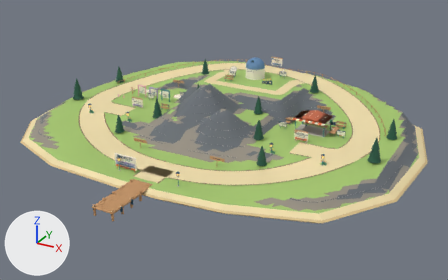
Renders of the glTF model static/models/low/projects.glb from each side of a commit.
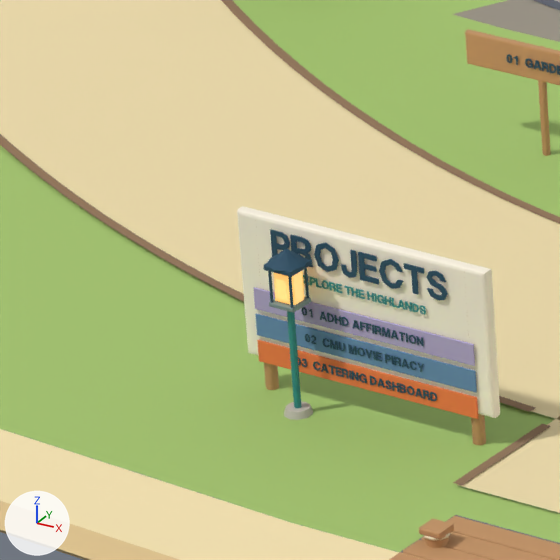
The first picture shows the older version from a camera (50 mm lens) standing at (55.2, -100.4, 47.9) and looking at (2.7, -4.9, 0.2). The close-ups show the older and then the newer version on the part from 21% to 32% of the width and 48% to 65% of the height of that picture. Only the edits that show in the close-ups are written down. Arrows for +X, +Y and +Z are at lower left; the lights stay in place. Where no turn or scale is listed for an object, it has been applied to the vertices. Vertices at exactly the same position are counted once.

Names of what the first close-up shows: 'static_grass', 'static_highlandsRock', 'static_highlandsTrailEdge', 'static_metal', 'static_navy', 'static_sand', 'static_sandEdge', 'static_stone', 'static_sunsetLantern', 'static_teal', 'static_wood', 'station_projects-directory_blue', 'station_projects-directory_ivory', 'station_projects-directory_lilac', 'station_projects-directory_navy', 'station_projects-directory_orange' and 4 more.
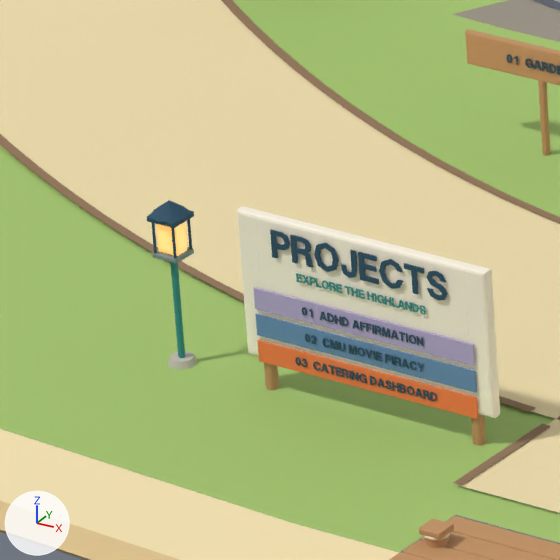
Pixel boxes (x1, y1, x2, y2) of what changed, in the close-ups (560 x 560 px; the box of a moved part takes in the faces that stretch with it):
```json
{"object": "static_navy", "change": "reshaped", "before": [264, 54, 560, 308], "after": [147, 54, 560, 259]}
{"object": "static_sunsetLantern", "change": "reshaped", "before": [273, 271, 304, 305], "after": [157, 222, 187, 256]}
{"object": "static_teal", "change": "reshaped", "before": [287, 311, 301, 408], "after": [170, 262, 185, 358], "on screen": "7% wider"}
{"object": "static_stone", "change": "reshaped", "before": [284, 401, 313, 420], "after": [168, 351, 197, 370]}
{"object": "static_metal", "change": "reshaped", "before": [269, 296, 311, 313], "after": [153, 247, 194, 263]}
{"part": 1, "of": "me_mesh_5", "change": "moved or reshaped", "before": [264, 259, 311, 277], "after": [147, 211, 194, 228]}
{"part": 2, "of": "me_mesh_5", "change": "moved or reshaped", "before": [266, 249, 308, 271], "after": [150, 200, 191, 222]}
{"part": 3, "of": "me_mesh_5", "change": "moved or reshaped", "before": [268, 271, 273, 303], "after": [151, 222, 157, 253]}
{"part": 4, "of": "me_mesh_5", "change": "moved or reshaped", "before": [304, 268, 309, 298], "after": [187, 219, 192, 249]}
{"part": 5, "of": "me_mesh_5", "change": "moved or reshaped", "before": [288, 276, 294, 308], "after": [171, 227, 177, 259]}
```

Scene script edits in JSON lines:
```json
{"block": "me_mesh_5", "where": "me_mesh_5.from_pydata(...)  # 1882 vertices, 3520 faces; spans x -25.0..25.0, y -23.0..23.0, z -2.4..2.4"}
{"block": "me_mesh_5", "where": "# used by ob_static_navy; location = (0.0, -13.08, 2.33)"}
{"block": "me_mesh_5", "change": "me_mesh_5 part 1: the loose piece of 24 vertices spanning x -6.1..-5.7, y -13.2..-12.7, z 0.8..0.9 is moved by (-2.5, 0.5, 0.0)"}
{"block": "me_mesh_5", "change": "me_mesh_5 part 2: the loose piece of 10 vertices spanning x -6.2..-5.6, y -13.2..-12.6, z 0.9..1.1 is moved by (-2.5, 0.5, 0.0)"}
{"block": "me_mesh_5", "change": "me_mesh_5 part 3: the loose piece of 16 vertices spanning x -6.1, y -13.1, z 0.3..0.8 is moved by (-2.5, 0.5, 0.0)"}
{"block": "me_mesh_5", "change": "me_mesh_5 part 4: the loose piece of 16 vertices spanning x -5.7, y -12.8..-12.7, z 0.3..0.8 is moved by (-2.5, 0.5, 0.0)"}
{"block": "me_mesh_5", "change": "me_mesh_5 part 5: the loose piece of 16 vertices spanning x -5.7, y -13.1, z 0.3..0.8 is moved by (-2.5, 0.5, 0.0)"}
{"block": "me_mesh_12", "where": "me_mesh_12.from_pydata(...)  # 132 vertices, 240 faces; spans x -24.9..24.9, y -7.8..7.8, z -0.9..0.9"}
{"block": "me_mesh_12", "where": "# used by ob_static_stone; location = (0.0, -18.45, 1.79)"}
{"block": "me_mesh_12", "change": "me_mesh_12 part 6: the loose piece of 22 vertices spanning x -6.1..-5.7, y -7.8..-7.3, z -0.9..-0.8 is moved by (-2.5, 0.5, 0.0)"}
{"block": "me_mesh_13", "where": "me_mesh_13.from_pydata(...)  # 96 vertices, 168 faces; spans x -24.8..24.8, y -7.6..7.6, z -1.7..1.7"}
{"block": "me_mesh_13", "where": "# used by ob_static_teal; location = (0.0, -18.45, 2.6)"}
{"block": "me_mesh_13", "change": "me_mesh_13 part 7: the loose piece of 16 vertices spanning x -6.0..-5.8, y -7.6..-7.5, z -1.7..0.5 is moved by (-2.5, 0.5, 0.0)"}
{"block": "me_mesh_14", "where": "me_mesh_14.from_pydata(...)  # 144 vertices, 264 faces; spans x -24.9..24.9, y -7.7..7.7, z -0.9..0.9"}
{"block": "me_mesh_14", "where": "# used by ob_static_sunsetlantern; location = (0.0, -18.45, 3.51)"}
{"block": "me_mesh_14", "change": "me_mesh_14 part 8: the loose piece of 24 vertices spanning x -6.1..-5.7, y -7.7..-7.4, z -0.9..-0.4 is moved by (-2.5, 0.5, 0.0)"}
{"block": "me_mesh_15", "where": "me_mesh_15.from_pydata(...)  # 144 vertices, 264 faces; spans x -24.9..24.9, y -7.8..7.8, z -0.6..0.6"}
{"block": "me_mesh_15", "where": "# used by ob_static_metal; location = (0.0, -18.45, 3.24)"}
{"block": "me_mesh_15", "change": "me_mesh_15 part 9: the loose piece of 24 vertices spanning x -6.1..-5.7, y -7.8..-7.3, z -0.6 is moved by (-2.5, 0.5, 0.0)"}
```
